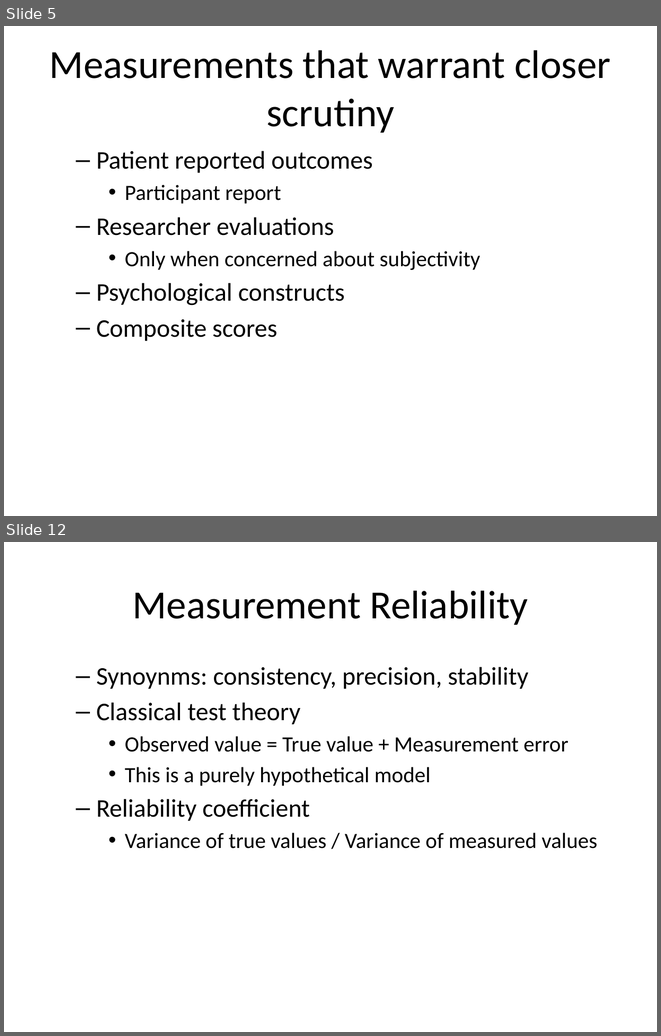
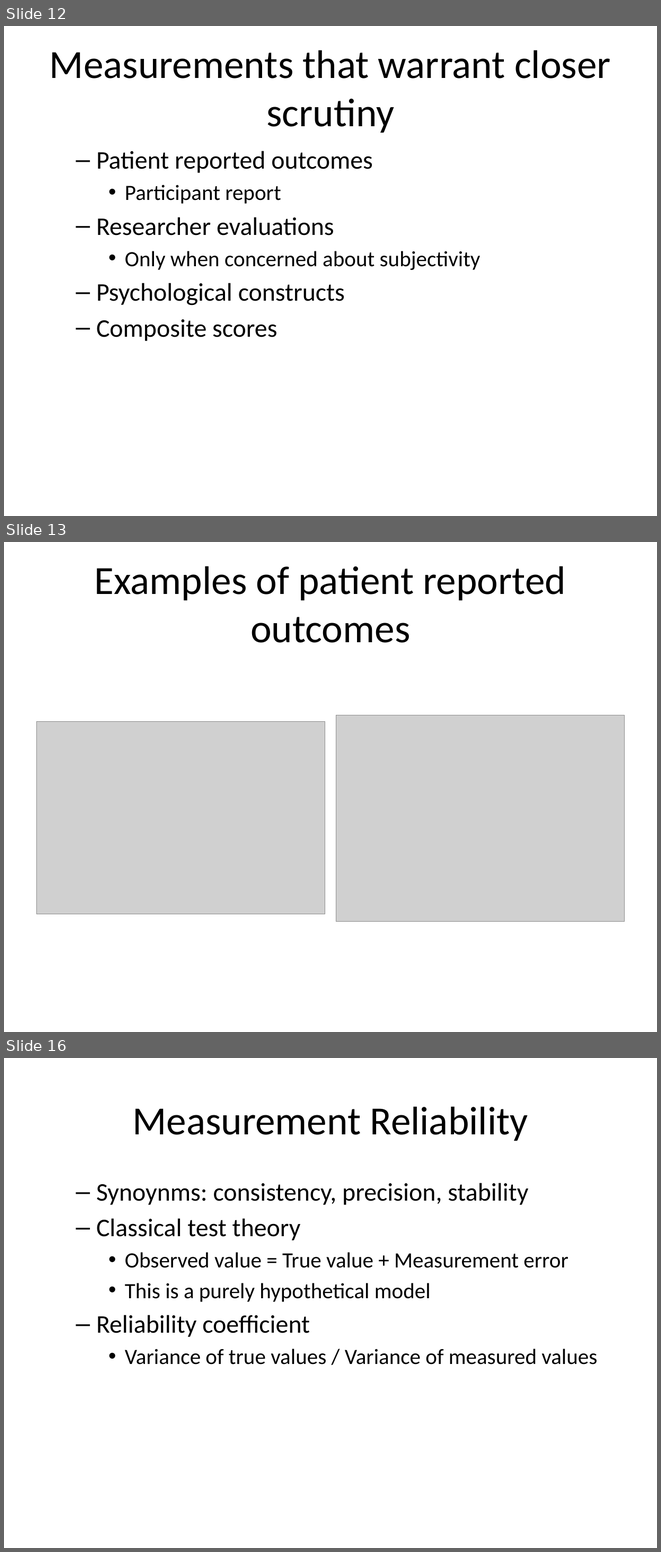
Before and after one commit to pmean/reliability-and-validity, a slide deck: src/rav.pptx. Shown one above the other, each under a label of ours: slides 5 and 12 before the commit, slides 12, 13 and 16 after it; the slides between them are not shown. The pictures are 661x1036 and 661x1552 pixels, drawn with LibreOffice and Linux fonts; fonts in the diff are those of the drawing; grey boxes stand for pictures. Boxes give left, top, right and bottom in pixels: in the first picture for what was removed or moved away, otherwise in the second. Text is boxed around its words. In the diff, an @@ line names an element or a change of style, - is before the commit and + after.

```diff
--- a/src/rav.pptx
+++ b/src/rav.pptx
@@ slide 13 added at (4,542,657,1032), background #FFFFFF @@
@@ title added at (95,566,566,643), 44 pt, text #000000 @@
+Examples of patient reported outcomes
@@ picture added at (336,715,624,921) @@
@@ picture added at (37,722,325,914) @@
@@ what was slide 5 is now slide 12 @@
@@ what was slide 12 is now slide 16 @@
```
Also in this commit, not shown: 7 slides changed, 3 other slides added, 18 other files.
